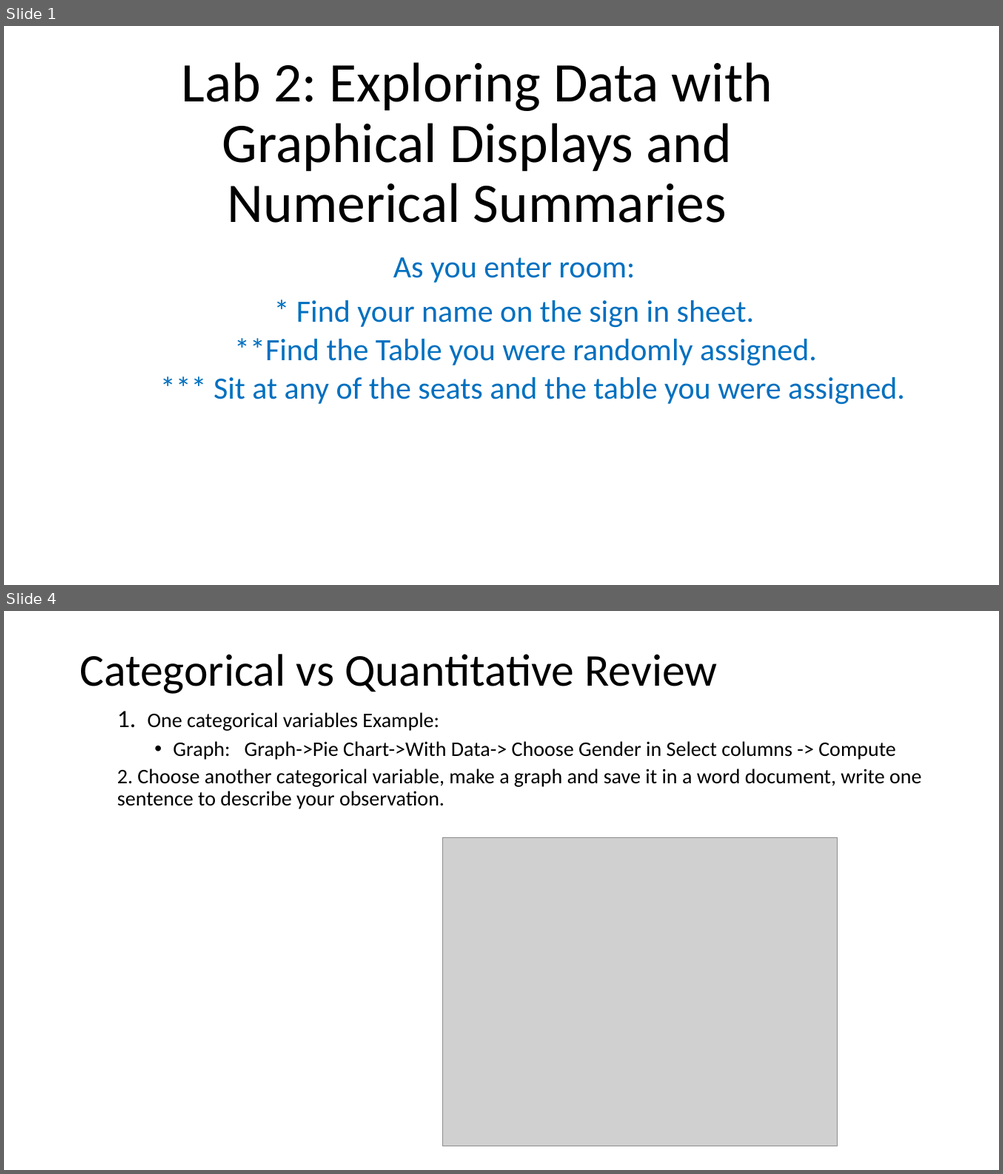
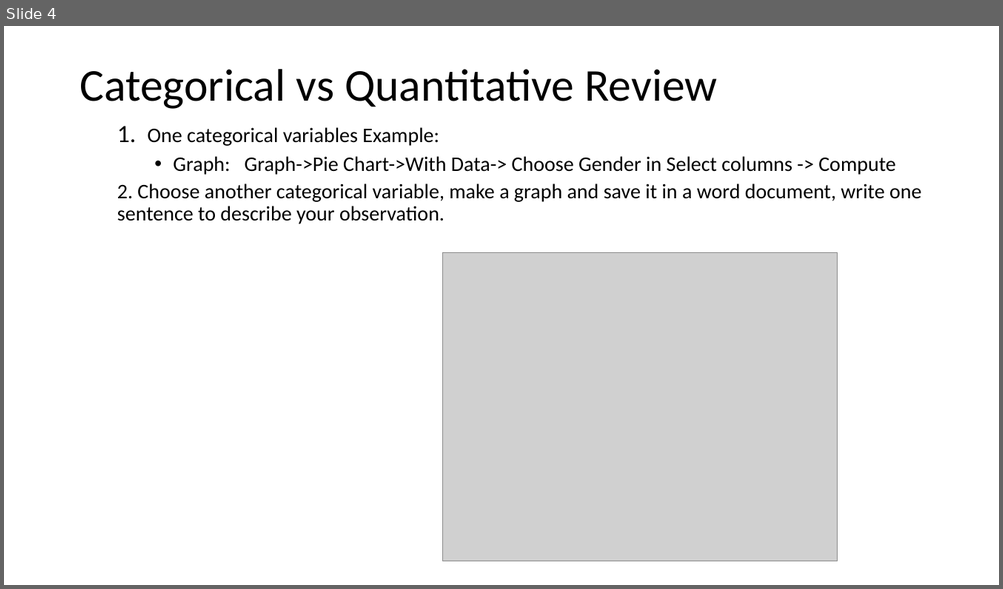
Before and after one commit to Shanlearning/Stat201-Fall, a slide deck: Lab2/Lab 2.pptx. Shown one above the other, each under a label of ours: slides 1 and 4 before the commit, slide 4 after it; the slides between them are not shown. The pictures are 1003x1174 and 1003x589 pixels, drawn with LibreOffice and Linux fonts; fonts in the diff are those of the drawing; grey boxes stand for pictures. Boxes give left, top, right and bottom in pixels: in the first picture for what was removed or moved away, otherwise in the second. Text is boxed around its words. In the diff, an @@ line names an element or a change of style, - is before the commit and + after.

```diff
--- a/Lab2/Lab 2.pptx
+++ b/Lab2/Lab 2.pptx
@@ slide 1 removed at (4,26,999,585), background #CCE8CF @@
@@ title removed at (181,62,772,223) @@
-Lab 2: Exploring Data with Graphical Displays and Numerical Summaries
@@ subtitle removed at (213,258,905,405) @@
-As you enter room:
-* Find your name on the sign in sheet.
-  **Find the Table you were randomly assigned.
-  *** Sit at any of the seats and the table you were assigned.
```
Also in this commit, not shown: 3 slides added, 3 other slides removed, 2 other files.
